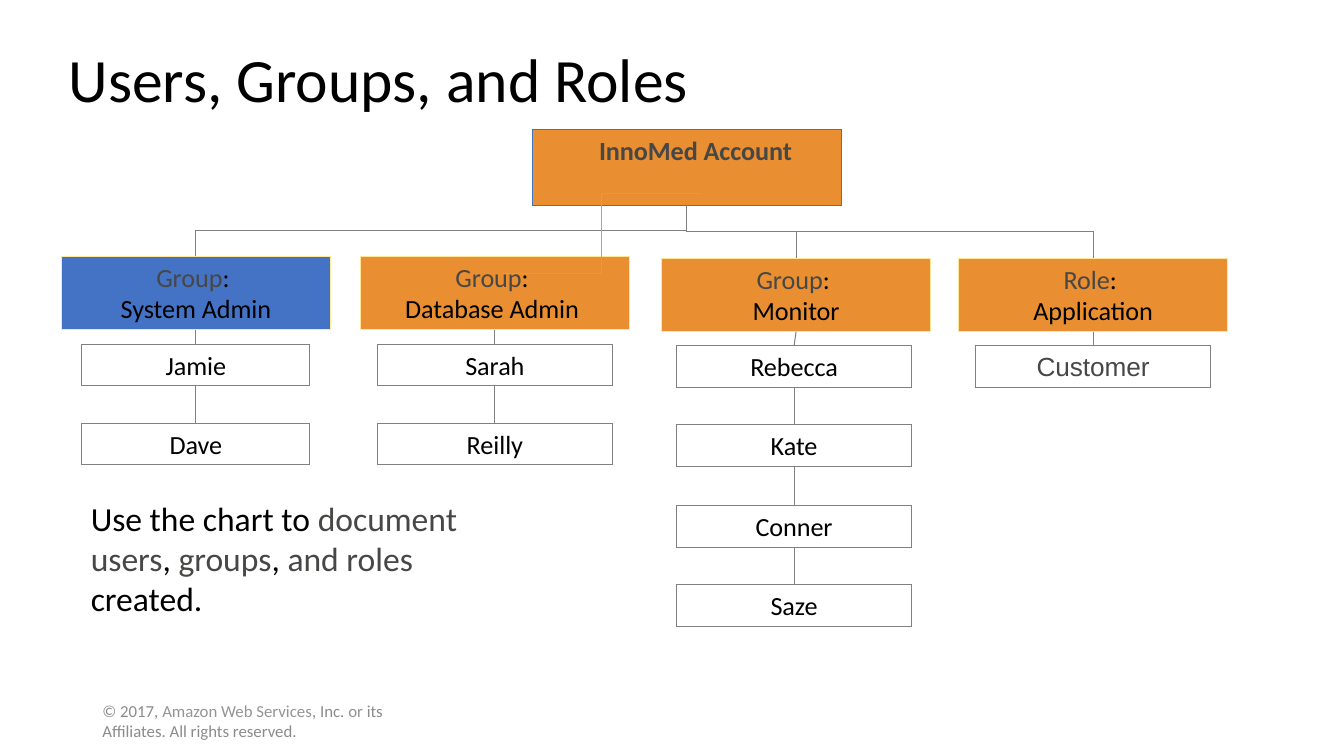
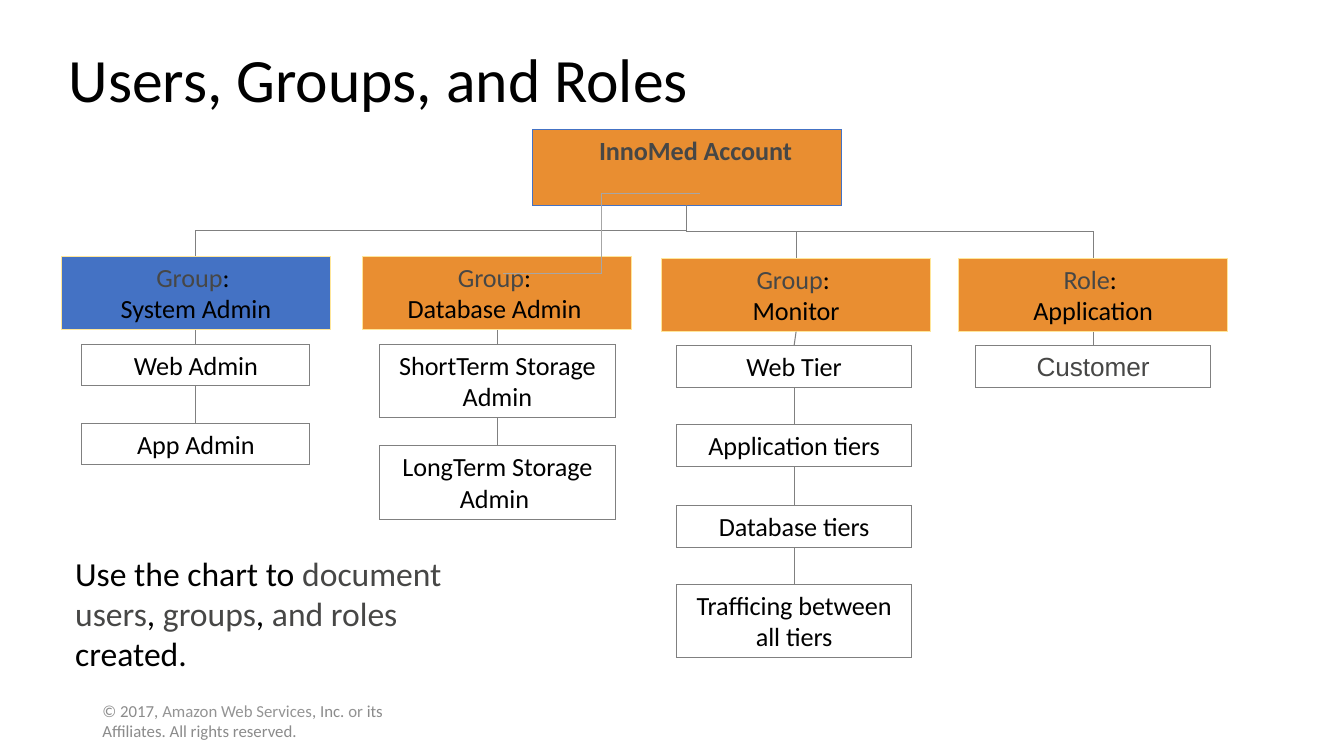
Before and after one commit to WilliamCareySemiColon/college_y3, a slide deck: slide 3 of Cloud_Computing/Labs/Assignment/part 1/Solution Template.pptx. Drawn at 1344x756 pixels with LibreOffice and Linux fonts; fonts in the diff are those of the drawing. Boxes give left, top, right and bottom in pixels: in the first picture for what was removed or moved away, otherwise in the second. Text is boxed around its words. In the diff, an @@ line names an element or a change of style, - is before the commit and + after.

```diff
--- a/Cloud_Computing/Labs/Assignment/part 1/Solution Template.pptx
+++ b/Cloud_Computing/Labs/Assignment/part 1/Solution Template.pptx
@@ text in rectangle at (134,356,258,375): text changed @@
-Jamie
+Web Admin
@@ rectangle "ShortTerm Storage Admin": place and size @@
-rectangle "ShortTerm Storage Admin" at (377,344,613,386)
+rectangle "ShortTerm Storage Admin" at (380,344,616,417)
@@ text in rectangle at (399,356,595,406): text changed @@
-Sarah
+ShortTerm Storage Admin
@@ text in rectangle at (746,357,842,376): text changed @@
-Rebecca
+Web Tier
@@ line moved from (495, 386) - (495, 423) to (497, 417) - (497, 446) @@
@@ text in rectangle at (137,435,254,459): text changed @@
-Dave
+App Admin
@@ rectangle "LongTerm Storage Admin": place and size @@
-rectangle "LongTerm Storage Admin" at (377,423,613,466)
+rectangle "LongTerm Storage Admin" at (380,446,616,519)
@@ text in rectangle at (708,436,880,460): text changed @@
-Kate
+Application tiers
@@ text in rectangle at (402,459,592,508): text changed @@
-Reilly
+LongTerm Storage Admin
@@ text in rectangle at (719,517,869,537): text changed @@
-Conner
+Database tiers
@@ text "Use the chart to document ...": place and size @@
-text "Use the chart to document ..." at (91,507,457,612)
+text "Use the chart to document ..." at (75,562,441,667)
@@ rectangle "Trafficing between all tiers": place and size @@
-rectangle "Trafficing between all tiers" at (677,585,911,627)
+rectangle "Trafficing between all tiers" at (677,585,911,658)
@@ text in rectangle at (697,596,891,647): text changed @@
-Saze
+Trafficing between all tiers
```
Also in this commit, not shown: 7 other slides changed, 4 slides added, 3 other files.
